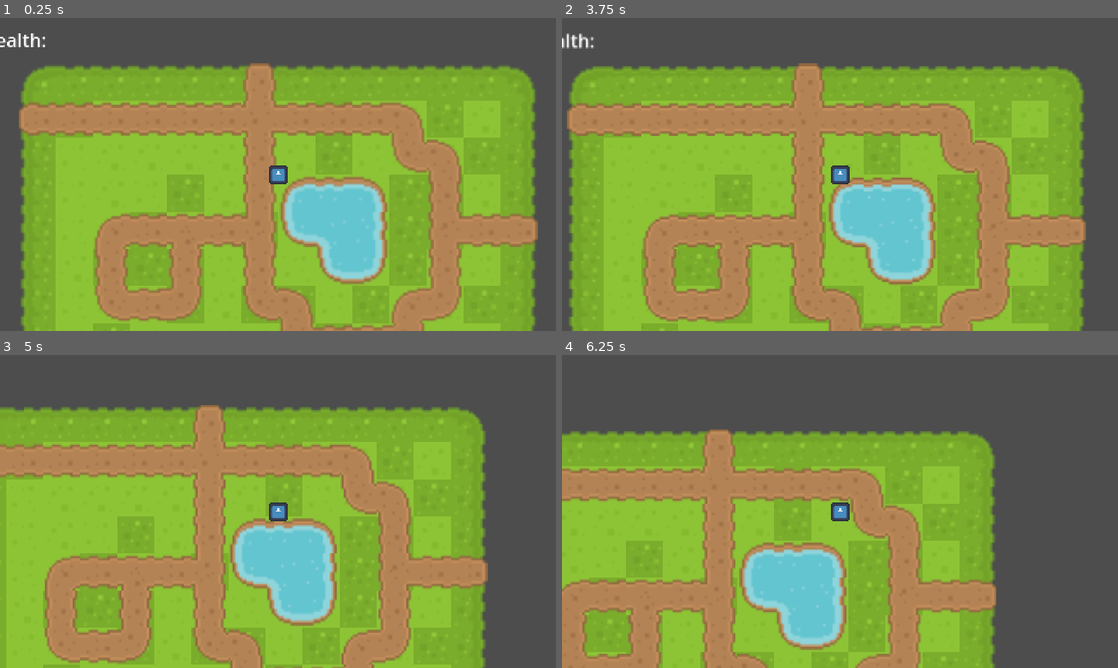
Above: before the commit, frames 1-4 (two rows, left to right).
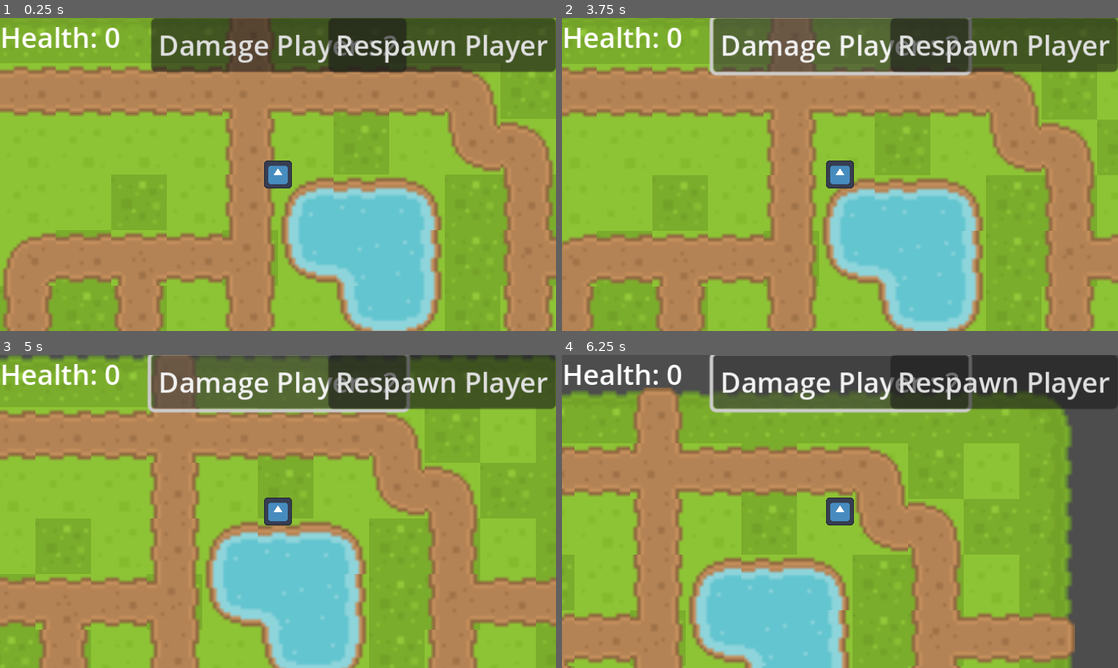
Above: after the commit, the same moments.

Repository: Nikkxi/CybrEternus
Game: Godot game, scene res://World/World.tscn
The game is run twice, just before and just after one commit, with the same random seed, the same clock (stepped at 60 frames per second) and the same inputs. The engine's default icon, where the game draws it, is replaced by a stand-in: a white triangle on a blue panel in a dark square.
Inputs (mouse positions are in pixels of both pictures, inside the frame that each line leads up to):
- Up to frame 1 (0.25 s): no input
- Up to frame 2 (3.75 s): click (1006, 46) at 0.5 s, where only the run after the commit has a clickable "Respawn Player"; click (1006, 46) at 1.25 s, where only the run after the commit has a clickable "Respawn Player"; click (1006, 46) at 2 s, where only the run after the commit has a clickable "Respawn Player"; click (840, 46) at 2.75 s, where only the run after the commit has a clickable "Damage Player : 2"; tap Enter at 3.5 s; hold Right (ui_right) from 3.53 s (still down)
- Up to frame 3 (5 s): release Right (ui_right) at 4.28 s; hold Down (ui_down) from 4.28 s (still down)
- Up to frame 4 (6.25 s): tap Space at 5 s; release Down (ui_down) at 5.03 s; hold Right (ui_right) 5.03-5.78 s; hold Up (ui_up) from 5.78 s (still down)

The runs differ from the first frame. In frame 1, 69% of the frame differs, in the area x 0-100%, y 0-100%; in frame 2, 70%; in frame 3, 73%; in frame 4, 59%.
Error before the commit: Parse Error: Too few arguments for "call()" call. Expected at least 1 but received 0. (res://Scripts/UpdateHealthText.gd:3)

Commit message:
Start refactoring HUD, Adding Entity class

Diff:
--- a/GUI/HUD.tscn
+++ b/GUI/HUD.tscn
@@ -1,17 +1,8 @@
-[gd_scene load_steps=2 format=3 uid="uid://dexglav57dfx"]
+[gd_scene format=3 uid="uid://dexglav57dfx"]
 
-[ext_resource type="Script" path="res://Scripts/UpdateHealthText.gd" id="1_v17va"]
-
-[node name="HUD" type="Control"]
-layout_mode = 3
-anchors_preset = 15
-anchor_right = 1.0
-anchor_bottom = 1.0
-grow_horizontal = 2
-grow_vertical = 2
+[node name="HUD" type="CanvasLayer"]
 
 [node name="DamagePlayerButton" type="Button" parent="."]
-layout_mode = 1
 anchors_preset = 5
 anchor_left = 0.5
 anchor_right = 0.5
@@ -22,7 +13,6 @@
 text = "Damage Player : 2"
 
 [node name="RespawnPlayerButton" type="Button" parent="."]
-layout_mode = 1
 anchors_preset = 1
 anchor_left = 1.0
 anchor_right = 1.0
@@ -32,21 +22,14 @@
 text = "Respawn Player"
 
 [node name="HealthLabel" type="RichTextLabel" parent="."]
-layout_mode = 1
-offset_right = 87.0
+offset_right = 57.0
 offset_bottom = 26.0
 text = "Health:"
 
-[node name="CurrentHealth" type="Label" parent="HealthLabel"]
-layout_mode = 1
-anchors_preset = 6
-anchor_left = 1.0
-anchor_top = 0.5
-anchor_right = 1.0
-anchor_bottom = 0.5
-offset_left = -27.0
-offset_top = -11.5
-offset_bottom = 11.5
-grow_horizontal = 0
-grow_vertical = 2
-script = ExtResource("1_v17va")
+[node name="CurrentHealth" type="Label" parent="."]
+layout_direction = 2
+offset_left = 60.0
+offset_right = 87.0
+offset_bottom = 23.0
+text = "0"
+text_direction = 1
--- /dev/null
+++ b/Scripts/Entity.gd
@@ -0,0 +1,15 @@
+extends Area2D
+class_name Entity
+
+# Called when the node enters the scene tree for the first time.
+func _ready():
+	pass # Replace with function body.
+
+
+# Called every frame. 'delta' is the elapsed time since the previous frame.
+func _process(delta):
+	pass
+
+
+func _get_configuration_warnings():
+	pass
--- a/Scripts/UpdateHealthText.gd
+++ /dev/null
@@ -1,15 +0,0 @@
-extends Label
-
-@onready var playerHealth = get_tree().call()
-# Called when the node enters the scene tree for the first time.
-func _ready():
-	text = str(playerHealth.current_health)
-	playerHealth.connect("current_health_updated", Callable(self, "_on_health_current_health_updated"))
-
-# Called every frame. 'delta' is the elapsed time since the previous frame.
-func _process(delta):
-	pass
-
-
-func _on_health_current_health_updated(newHealth):
-	text = str(newHealth)
--- a/project.godot
+++ b/project.godot
@@ -18,9 +18,9 @@
 
 [display]
 
-window/size/viewport_width=1920
-window/size/viewport_height=1080
-window/stretch/mode="viewport"
+window/size/viewport_width=1280
+window/size/viewport_height=720
+window/stretch/mode="canvas_items"
 window/stretch/scale=4.0
 
 [input]
